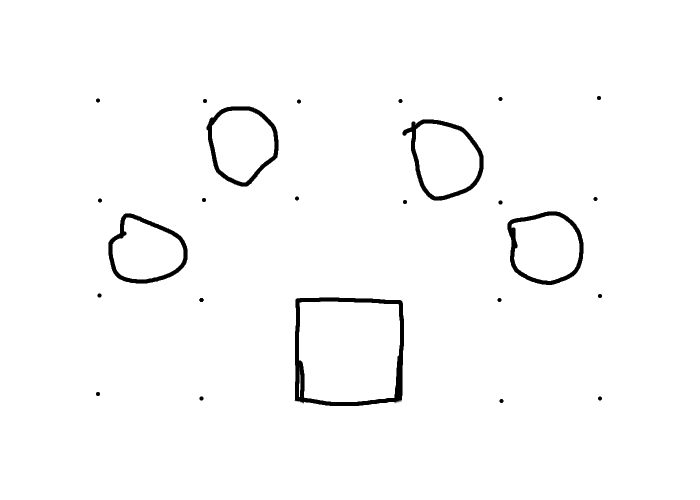
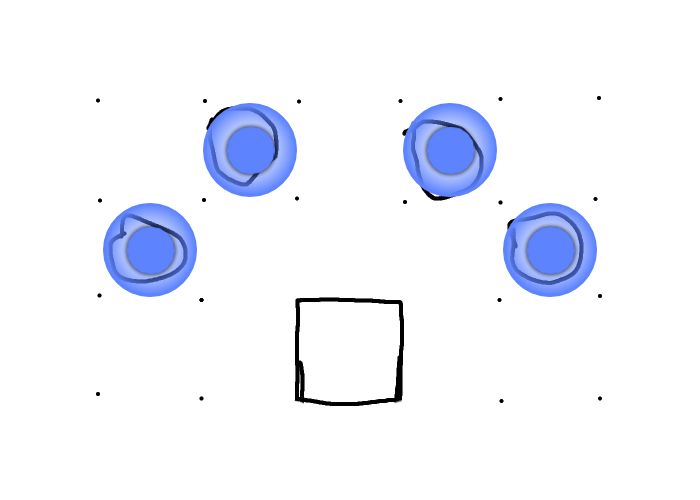
Layers edited between the first and the second 700×500 image:
added layer "Background" (1st of 2) above "Paint Layer 3" over [103, 103, 597, 297]
